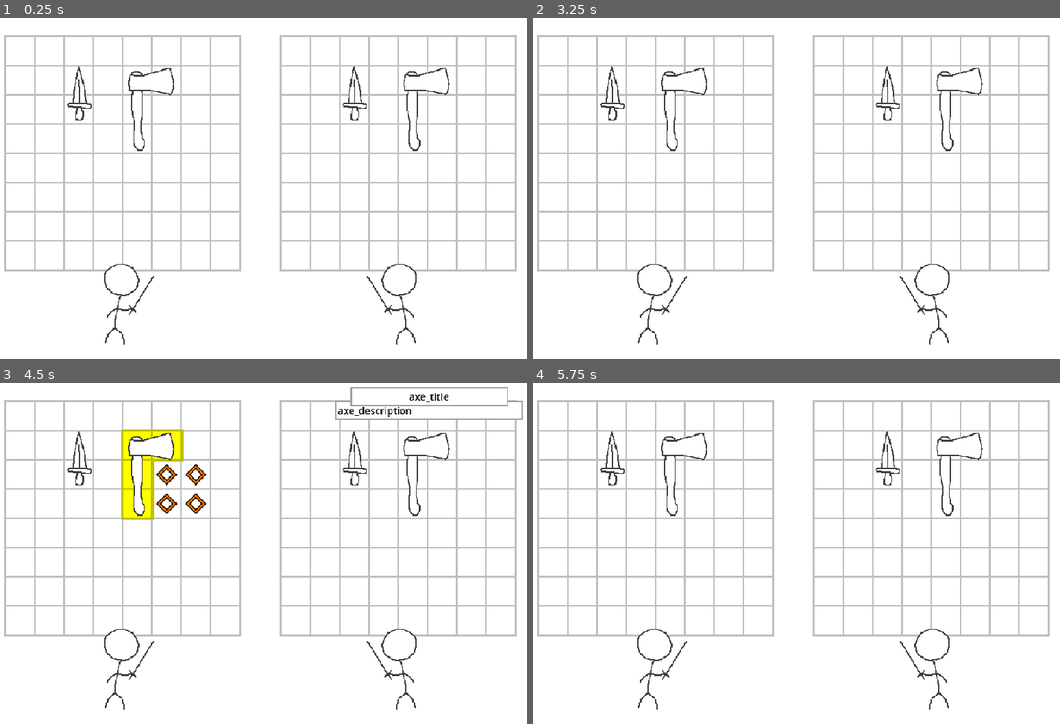
Above: before the commit, frames 1-4 (two rows, left to right).
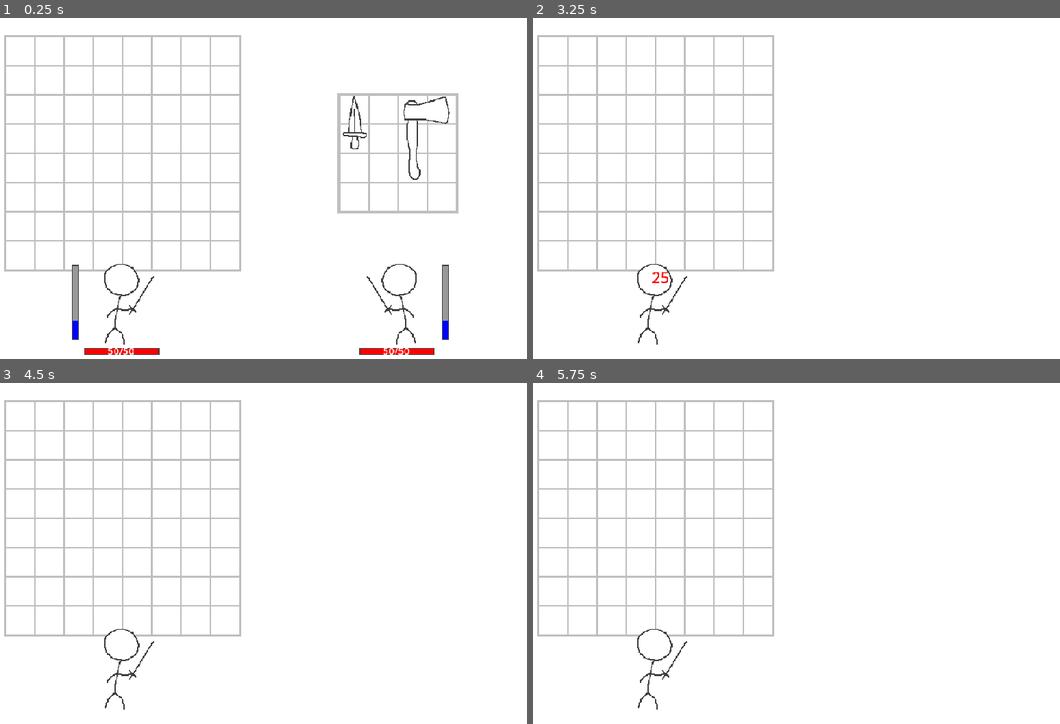
Above: after the commit, the same moments.

Repository: tapenki/the-burden-of-material
Game: Godot game, scene res://game.tscn
The game is run twice, just before and just after one commit, with the same random seed, the same clock (stepped at 60 frames per second) and the same inputs.
Inputs (mouse positions are in pixels of both pictures, inside the frame that each line leads up to):
- Up to frame 1 (0.25 s): no input
- Up to frame 2 (3.25 s): tap Enter at 0.5, 2.75 s; drag from (596, 65) to (849, 120) at 0.52 s; drag from (654, 65) to (764, 273) at 1.27 s; tap Space at 2 s; move the mouse to (870, 65) at 2.02 s; click (870, 65) at 2.17 s; drag from (933, 65) to (627, 144) at 2.77 s
- Up to frame 3 (4.5 s): tap Space at 3.5 s; move the mouse to (426, 618) at 3.52 s; click (426, 618) at 3.67 s; tap Enter at 4.25 s; drag from (94, 509) to (179, 475) at 4.27 s
- Up to frame 4 (5.75 s): tap Space at 5 s; move the mouse to (822, 563) at 5.02 s; click (822, 563) at 5.17 s

The runs differ from the first frame. In frame 1, 5.1% of the frame differs, in the area x 12-99%, y 5-99%; in frame 2, 4.7%; in frame 3, 6.7%, in the area x 12-100%, y 1-96%; in frame 4, 4.6%.

Commit message:
combat progress

Diff:
--- a/equipment/equipment_grid.gd
+++ b/equipment/equipment_grid.gd
@@ -1,6 +1,7 @@
 extends Control
 
 @export var can_edit = true
+@export var character: Node
 
 var layout = [
 	[true , true , true , true , true , true , true , true ],
@@ -15,30 +16,61 @@
 var offset_x = 4
 var offset_y = 4
 
-var equipment = [{
-		type = "shiv",
-		position = Vector2(2, 1),
-		rotation = 0,
-		equipped = true
-	},
-	{
-		type = "axe",
-		position = Vector2(4, 1),
-		rotation = 0,
-		equipped = true
-	}]
+var equipment = []
+
+var stats = {
+	max_health = 50,
+	health = 50,
+	cooldown = 1.0,
+}
+
+var stat_changes: Dictionary
+
+var team: int
+var target_team: int
+var target_enemy: int
 
 var dragging: Node
 
+signal stat_modifiers(stat, modifiers, grid)
 signal item_stat_modifiers(stat, modifiers, grid, item)
+
+var signals = [
+	stat_modifiers,
+	item_stat_modifiers
+]
+
+func get_stat(stat):
+	var modifiers = {"base" = 0, "add_mult" = 1, "mult_mult" = 1}
+	if stat_changes.has(stat):
+		modifiers = stat_changes[stat].duplicate()
+	modifiers["base"] += stats.get(stat, 0)
+	stat_modifiers.emit(stat, modifiers, self)
+	modifiers["final"] = modifiers["base"] * modifiers["add_mult"] * modifiers["mult_mult"]
+	return modifiers
+
+func add_stat(stat, value, operation = "base"):
+	if not stat_changes.has(stat):
+		stat_changes[stat] = {"base" = 0, "add_mult" = 1, "mult_mult" = 1}
+	stat_changes[stat][operation] += value
+
 func get_item_stat(item, stat):
 	var item_data = Registry.item_data[item["type"]]
-	var modifiers = {"base" = 0, "multiplier" = 1}
+	var modifiers = {"base" = 0, "add_mult" = 1, "mult_mult" = 1}
+	if item.has("stat_changes") and item["stat_changes"].has(stat):
+		modifiers = item["stat_changes"][stat].duplicate()
 	if item_data.has("stats"):
 		modifiers["base"] += item_data["stats"].get(stat, 0)
 	item_stat_modifiers.emit(stat, modifiers, self, item)
-	modifiers["final"] = modifiers["base"] * modifiers["multiplier"]
+	modifiers["final"] = modifiers["base"] * modifiers["add_mult"] * modifiers["mult_mult"]
 	return modifiers
+
+func add_item_stat(item, stat, operation, value):
+	if not item.has("stat_changes"):
+		item["stat_changes"] = {}
+	if not item["stat_changes"].has(stat):
+		item["stat_changes"][stat] = {"base" = 0, "add_mult" = 1, "mult_mult" = 1}
+	item["stat_changes"][stat][operation] += value
 
 func instantiate_item(item):
 	var item_data = Registry.item_data[item["type"]]
@@ -71,6 +103,9 @@
 	instantiate_item(item)
 
 func load_grid():
+	for signal_reference in signals:
+		for connection in signal_reference.get_connections():
+			signal_reference.disconnect(connection["callable"])
 	for child in get_children():
 		child.queue_free()
 	for y in layout.size():
@@ -122,7 +157,7 @@
 
 func get_item_at_position(at_x, at_y):
 	for item in equipment:
-		if not item["equipped"]:
+		if not item.get("equipped", true):
 			continue
 		var item_data = Registry.item_data[item["type"]]
 		var shape = rotate_shape(item_data["shape"], item["rotation"])
@@ -135,7 +170,7 @@
 func get_connected_items(item, connections_index):
 	var connected = []
 	var item_data = Registry.item_data[item["type"]]
-	if not item_data.has("connections") or not item["equipped"]:
+	if not item_data.has("connections") or not item.get("equipped", true):
 		return connected
 	var rotated_grid_shape = rotate_shape(item_data["shape"], item["rotation"])
 	#for connections in item_data["connections"]:
@@ -162,3 +197,55 @@
 				if connected_item and not connected.has(connected_item):
 					connected.append(connected_item)
 	return connected
+
+func get_enemy():
+	var battle = get_node("/root/Game").battle
+	return battle["teams"][target_team][target_enemy]
+
+func take_damage(damage):
+	add_stat("health", -damage["final"])
+	text_effect(str(damage["final"]), Color.RED)
+
+func deal_damage(target, damage):
+	target.take_damage(damage)
+
+func use_item():
+	var useable_items = []
+	for item in equipment:
+		var item_data = Registry.item_data[item["type"]]
+		if item_data.has("active_ability") and not item.get("used"):
+			useable_items.append(item)
+	if useable_items.size() > 0:
+		var item = useable_items.pick_random()
+		var item_data = Registry.item_data[item["type"]]
+		item["used"] = true
+		item_data["active_ability"].call(self, item)
+	else:
+		for item in equipment:
+			var item_data = Registry.item_data[item["type"]]
+			if item_data.has("active_ability") and item.get("used"):
+				item["used"] = false
+
+func text_effect(text, color = Color.BLACK):
+	var label_instance = preload("res://floating_text.tscn").instantiate()
+	label_instance.text = text
+	label_instance.modulate = color
+	character.add_child(label_instance)
+	label_instance.position = Vector2(randf_range(0, character.size.x * 0.5) + character.size.x * 0.25, randf_range(0, character.size.y * 0.5)) - label_instance.size * 0.5
+	var tween = create_tween()
+	tween.tween_property(label_instance, "position:y", -20, 0.2).as_relative()
+	await get_tree().create_timer(0.4).timeout
+	label_instance.queue_free()
+
+func _process(_delta: float) -> void:
+	var battle = get_node("/root/Game").battle
+	if not battle.get("active"):
+		return
+	character.get_node("ChargeBar").value = get_stat("charge")["final"]
+	character.get_node("ChargeBar").max_value = get_stat("cooldown")["final"]
+
+	var hp = get_stat("health")["final"]
+	var max_hp = get_stat("max_health")["final"]
+	character.get_node("LifeBar").value = hp
+	character.get_node("LifeBar").max_value = max_hp
+	character.get_node("LifeBar/Label").text = str(hp) + "/" + str(max_hp)
--- a/equipment/equipment_item.gd
+++ b/equipment/equipment_item.gd
@@ -164,7 +164,6 @@
 	if event is InputEventMouseButton:
 		if event.button_index == 1:
 			if event.pressed:
-				modulate = Color.WHITE
 				grid.dragging = self
 				unequip()
 				position = grid.get_local_mouse_position() - (grid_size * 24 + drag_offset).rotated(rotation)
@@ -174,7 +173,7 @@
 				grid.dragging = null
 				equip(grid.get_local_mouse_position() - (grid_size * 24 + drag_offset).rotated(rotation))
 				if mouse_inside:
-					if equipment_reference["equipped"]:
+					if equipment_reference.get("equipped", true):
 						highlight(position)
 					else:
 						unhighlight()
@@ -191,13 +190,19 @@
 var flash_progress = 0.0
 var flash_direction = 1
 func _process(delta: float) -> void:
-	if not equipment_reference["equipped"] and grid.dragging != self:
+	if not equipment_reference.get("equipped", true) and grid.dragging != self:
 		flash_progress = clampf(flash_progress + delta * flash_direction * 2.5, 0.0, 1.0)
 		if flash_progress == 1.0:
 			flash_direction = -1
 		elif flash_progress == 0.0:
 			flash_direction = 1
 		modulate = lerp(Color.WHITE, Color.DIM_GRAY, flash_progress)
+	else:
+		if equipment_reference.get("used"):
+			modulate = Color.DIM_GRAY
+			return
+		flash_progress = 0.0
+		modulate = Color.WHITE
 
 func describe():
 	var description_instance = preload("res://description.tscn").instantiate()
@@ -211,7 +216,6 @@
 			format[key] = grid.get_item_stat(equipment_reference, key)["final"]
 	description_instance.text = tr(equipment_reference["type"] + "_title")
 	description_instance.get_node("Body").text = tr(equipment_reference["type"] + "_description").format(format)
-	#String
 	grid.add_sibling(description_instance)
 	descriptions.append(description_instance)
 
@@ -224,10 +228,13 @@
 	if what == NOTIFICATION_MOUSE_ENTER:
 		mouse_inside = true
 		if not grid.dragging:
-			if equipment_reference["equipped"]:
+			if equipment_reference.get("equipped", true):
 				highlight(position)
 			describe()
 	elif what == NOTIFICATION_MOUSE_EXIT:
 		mouse_inside = false
 		unhighlight()
 		undescribe()
+
+func kill():
+	queue_free()
--- /dev/null
+++ b/floating_text.tscn
@@ -0,0 +1,7 @@
+[gd_scene format=3 uid="uid://g5yrc8ed8tdl"]
+
+[sub_resource type="LabelSettings" id="LabelSettings_wvgbu"]
+font_size = 24
+
+[node name="FloatingText" type="Label" unique_id=1844892784]
+label_settings = SubResource("LabelSettings_wvgbu")
--- /dev/null
+++ b/game.gd
@@ -0,0 +1,96 @@
+extends Control
+
+@onready var player_equipment = get_node("PlayerEquipment")
+@onready var enemy_equipment = get_node("EnemyEquipment")
+
+var zone = "field"
+var day = 0
+
+var battle: Dictionary
+
+func init_battle(encounter):
+	var encounter_data = Registry.encounter_data[encounter]
+	battle = {teams = [[player_equipment], [enemy_equipment]], active = true}
+
+	#player_equipment.stat_changes.clear()
+	player_equipment.character.get_node("LifeBar").visible = true
+	player_equipment.character.get_node("ChargeBar").visible = true
+	player_equipment.can_edit = false
+	player_equipment.team = 0
+	player_equipment.target_team = 1
+	player_equipment.target_enemy = 0
+
+	enemy_equipment.visible = true
+	enemy_equipment.character.visible = true
+	enemy_equipment.character.texture = encounter_data["enemies"][0]["character"]
+	enemy_equipment.layout = encounter_data["enemies"][0]["layout"].duplicate()
+	enemy_equipment.equipment = encounter_data["enemies"][0]["equipment"].duplicate()
+	enemy_equipment.team = 1
+	enemy_equipment.target_team = 0
+	enemy_equipment.target_enemy = 0
+
+	for team in battle["teams"]:
+		for battler in team:
+			var cleared_items = []
+			for item in battler.equipment:
+				if not item.get("equipped", true):
+					item["item_scene"].kill()
+					cleared_items.append(item)
+			for item in cleared_items:
+				battler.equipment.erase(item)
+			battler.load_grid()
+
+func end_battle():
+	for team in battle["teams"]:
+		for battler in team:
+			battler.stat_changes.clear()
+			battler.load_grid()
+			if team.has(player_equipment):
+				battler.character.get_node("LifeBar").visible = false
+				battler.character.get_node("ChargeBar").visible = false
+			else:
+				battler.visible = false
+				battler.character.visible = false
+	battle = {}
+	player_equipment.can_edit = true
+
+func win_battle():
+	print("you win")
+	end_battle()
+
+func lose_battle():
+	print("you lose")
+	end_battle()
+
+func proceed():
+	var encounter
+	if day % 5 == 0:
+		encounter = Registry.zone_data[zone]["bosses"].pick_random()
+	else:
+		encounter = Registry.zone_data[zone]["encounters"][day % 4].pick_random()
+	init_battle(encounter)
+	day += 1
+
+func _ready() -> void:
+	proceed()
+
+func _physics_process(_delta: float) -> void:
+	if not battle.get("active"):
+		return
+	for team in battle["teams"]:
+		for battler in team:
+			var cooldown = battler.get_stat("cooldown")["final"]
+			if battler.get_stat("charge")["final"] >= cooldown:
+				battler.use_item()
+				battler.add_stat("charge", -cooldown)
+			battler.add_stat("charge", 0.05)
+	for team in battle["teams"]:
+		var team_dead = true
+		for battler in team:
+			if battler.get_stat("health")["final"] > 0:
+				team_dead = false
+		if team_dead:
+			if team.has(player_equipment):
+				lose_battle()
+			else:
+				win_battle()
--- a/game.tscn
+++ b/game.tscn
@@ -1,13 +1,23 @@
 [gd_scene format=3 uid="uid://dvcabhmklyl8j"]
 
 [ext_resource type="Script" uid="uid://dpkircw6cmts1" path="res://equipment/equipment_grid.gd" id="1_e2o6t"]
+[ext_resource type="Script" uid="uid://42nhxyh63d6w" path="res://game.gd" id="1_feb5d"]
 [ext_resource type="Texture2D" uid="uid://mlpsadm2hvvn" path="res://equipment/characters/swordsman.png" id="2_e2o6t"]
+
+[sub_resource type="StyleBoxFlat" id="StyleBoxFlat_13qdw"]
+
+[sub_resource type="StyleBoxFlat" id="StyleBoxFlat_b1lj4"]
+bg_color = Color(1, 0, 0, 1)
+
+[sub_resource type="StyleBoxFlat" id="StyleBoxFlat_feb5d"]
+bg_color = Color(0, 0, 1, 1)
 
 [node name="Game" type="Control" unique_id=1461724475]
 layout_mode = 3
 anchors_preset = 0
 offset_right = 900.0
 offset_bottom = 600.0
+script = ExtResource("1_feb5d")
 
 [node name="PlayerCharacter" type="TextureRect" parent="." unique_id=1062287325]
 layout_mode = 0
@@ -15,7 +25,87 @@
 offset_top = 400.0
 offset_right = 296.0
 offset_bottom = 544.0
+mouse_filter = 2
 texture = ExtResource("2_e2o6t")
+
+[node name="LifeBar" type="ProgressBar" parent="PlayerCharacter" unique_id=1490460950]
+layout_mode = 1
+anchors_preset = 12
+anchor_top = 1.0
+anchor_right = 1.0
+anchor_bottom = 1.0
+offset_left = 10.0
+offset_top = 2.0
+offset_right = -14.0
+offset_bottom = 10.0
+grow_horizontal = 2
+grow_vertical = 0
+theme_override_styles/background = SubResource("StyleBoxFlat_13qdw")
+theme_override_styles/fill = SubResource("StyleBoxFlat_b1lj4")
+value = 50.0
+show_percentage = false
+
+[node name="Background" type="ColorRect" parent="PlayerCharacter/LifeBar" unique_id=1157610091]
+show_behind_parent = true
+layout_mode = 1
+anchors_preset = -1
+anchor_right = 1.0
+anchor_bottom = 1.0
+offset_left = -2.0
+offset_top = -2.0
+offset_right = 2.0
+offset_bottom = 2.0
+grow_horizontal = 2
+grow_vertical = 2
+mouse_filter = 2
+color = Color(0.24705882, 0.24705882, 0.24705882, 1)
+
+[node name="Label" type="Label" parent="PlayerCharacter/LifeBar" unique_id=1969000658]
+layout_mode = 1
+anchors_preset = 8
+anchor_left = 0.5
+anchor_top = 0.5
+anchor_right = 0.5
+anchor_bottom = 0.5
+offset_left = -47.0
+offset_top = -12.5
+offset_right = 45.0
+offset_bottom = 10.5
+grow_horizontal = 2
+grow_vertical = 2
+pivot_offset_ratio = Vector2(0.5, 0.5)
+text = "100/100"
+horizontal_alignment = 1
+
+[node name="ChargeBar" type="ProgressBar" parent="PlayerCharacter" unique_id=2038019070]
+layout_mode = 1
+anchors_preset = 9
+anchor_bottom = 1.0
+offset_left = -10.0
+offset_top = 10.0
+offset_right = -2.0
+offset_bottom = -14.0
+grow_vertical = 2
+theme_override_styles/background = SubResource("StyleBoxFlat_13qdw")
+theme_override_styles/fill = SubResource("StyleBoxFlat_feb5d")
+value = 50.0
+fill_mode = 3
+show_percentage = false
+
+[node name="Background" type="ColorRect" parent="PlayerCharacter/ChargeBar" unique_id=1450296717]
+show_behind_parent = true
+layout_mode = 1
+anchors_preset = -1
+anchor_right = 1.0
+anchor_bottom = 1.0
+offset_left = -2.0
+offset_top = -2.0
+offset_right = 2.0
+offset_bottom = 2.0
+grow_horizontal = 2
+grow_vertical = 2
+mouse_filter = 2
+color = Color(0.24705882, 0.24705882, 0.24705882, 1)
 
 [node name="EnemyCharacter" type="TextureRect" parent="." unique_id=1072601134]
 layout_mode = 0
@@ -23,18 +113,102 @@
 offset_top = 400.0
 offset_right = 748.0
 offset_bottom = 544.0
+mouse_filter = 2
 texture = ExtResource("2_e2o6t")
 flip_h = true
 
-[node name="PlayerEquipment" type="Control" parent="." unique_id=1984047910]
+[node name="LifeBar" type="ProgressBar" parent="EnemyCharacter" unique_id=2087303507]
+layout_mode = 1
+anchors_preset = 12
+anchor_top = 1.0
+anchor_right = 1.0
+anchor_bottom = 1.0
+offset_left = 10.0
+offset_top = 2.0
+offset_right = -14.0
+offset_bottom = 10.0
+grow_horizontal = 2
+grow_vertical = 0
+theme_override_styles/background = SubResource("StyleBoxFlat_13qdw")
+theme_override_styles/fill = SubResource("StyleBoxFlat_b1lj4")
+value = 50.0
+show_percentage = false
+
+[node name="Background" type="ColorRect" parent="EnemyCharacter/LifeBar" unique_id=622503001]
+show_behind_parent = true
+layout_mode = 1
+anchors_preset = -1
+anchor_right = 1.0
+anchor_bottom = 1.0
+offset_left = -2.0
+offset_top = -2.0
+offset_right = 2.0
+offset_bottom = 2.0
+grow_horizontal = 2
+grow_vertical = 2
+mouse_filter = 2
+color = Color(0.24705882, 0.24705882, 0.24705882, 1)
+
+[node name="Label" type="Label" parent="EnemyCharacter/LifeBar" unique_id=208034842]
+layout_mode = 1
+anchors_preset = 8
+anchor_left = 0.5
+anchor_top = 0.5
+anchor_right = 0.5
+anchor_bottom = 0.5
+offset_left = -47.0
+offset_top = -12.5
+offset_right = 45.0
+offset_bottom = 10.5
+grow_horizontal = 2
+grow_vertical = 2
+pivot_offset_ratio = Vector2(0.5, 0.5)
+text = "100/100"
+horizontal_alignment = 1
+
+[node name="ChargeBar" type="ProgressBar" parent="EnemyCharacter" unique_id=2054519512]
+layout_mode = 1
+anchors_preset = 11
+anchor_left = 1.0
+anchor_right = 1.0
+anchor_bottom = 1.0
+offset_left = 2.0
+offset_top = 10.0
+offset_right = 10.0
+offset_bottom = -14.0
+grow_horizontal = 0
+grow_vertical = 2
+theme_override_styles/background = SubResource("StyleBoxFlat_13qdw")
+theme_override_styles/fill = SubResource("StyleBoxFlat_feb5d")
+value = 50.0
+fill_mode = 3
+show_percentage = false
+
+[node name="Background" type="ColorRect" parent="EnemyCharacter/ChargeBar" unique_id=531925996]
+show_behind_parent = true
+layout_mode = 1
+anchors_preset = -1
+anchor_right = 1.0
+anchor_bottom = 1.0
+offset_left = -2.0
+offset_top = -2.0
+offset_right = 2.0
+offset_bottom = 2.0
+grow_horizontal = 2
+grow_vertical = 2
+mouse_filter = 2
+color = Color(0.24705882, 0.24705882, 0.24705882, 1)
+
+[node name="PlayerEquipment" type="Control" parent="." unique_id=1984047910 node_paths=PackedStringArray("character")]
 anchors_preset = 0
 offset_left = 224.0
 offset_top = 224.0
 offset_right = 224.0
 offset_bottom = 224.0
 script = ExtResource("1_e2o6t")
-
-[node name="EnemyEquipment" type="Control" parent="." unique_id=1832386834]
+character = NodePath("../PlayerCharacter")
+
+[node name="EnemyEquipment" type="Control" parent="." unique_id=1832386834 node_paths=PackedStringArray("character")]
 anchors_preset = 0
 offset_left = 676.0
 offset_top = 224.0
@@ -42,6 +216,7 @@
 offset_bottom = 224.0
 script = ExtResource("1_e2o6t")
 can_edit = false
+character = NodePath("../EnemyCharacter")
 
 [node name="Camera2D" type="Camera2D" parent="." unique_id=1187277755]
 offset = Vector2(450, 300)
--- a/project.godot
+++ b/project.godot
@@ -36,6 +36,7 @@
 
 [physics]
 
+common/physics_ticks_per_second=20
 3d/physics_engine="Jolt Physics"
 
 [rendering]
--- a/registry.gd
+++ b/registry.gd
@@ -8,8 +8,12 @@
 			[true ]
 		],
 		stats = {
-			damage = 4
-		}
+			damage = 25
+		},
+		active_ability = func(grid, this): ## example active ability
+	var enemy = grid.get_enemy()
+	var damage = grid.get_item_stat(this, "damage")
+	grid.deal_damage(enemy, damage)
 	},
 	boomerang = {
 		scene = preload("res://equipment/boomerang/boomerang.tscn"),
@@ -45,33 +49,43 @@
 }
 
 var encounter_data = {
-	"bandit" = {
+	bandit = {
 		enemies = [
 			{
 				character = preload("res://equipment/characters/swordsman.png"),
-				loadout = [
-					[true , true , true , true , true , true , true , true ],
-					[true , true , true , true , true , true , true , true ],
-					[true , true , true , true , true , true , true , true ],
-					[true , true , true , true , true , true , true , true ],
-					[true , true , true , true , true , true , true , true ],
-					[true , true , true , true , true , true , true , true ],
-					[true , true , true , true , true , true , true , true ],
-					[true , true , true , true , true , true , true , true ]
+				layout = [
+					[false, false, false, false, false, false, false, false],
+					[false, false, false, false, false, false, false, false],
+					[false, false, true , true , true , true , false, false],
+					[false, false, true , true , true , true , false, false],
+					[false, false, true , true , true , true , false, false],
+					[false, false, true , true , true , true , false, false],
+					[false, false, false, false, false, false, false, false],
+					[false, false, false, false, false, false, false, false]
 				],
 				equipment = [{
 						type = "shiv",
-						position = Vector2(2, 1),
+						position = Vector2(2, 2),
 						rotation = 0,
-						equipped = true
 					},
 					{
 						type = "axe",
-						position = Vector2(4, 1),
+						position = Vector2(4, 2),
 						rotation = 0,
-						equipped = true
 					}]
 			}
 		]
 	}
 }
+
+var zone_data = {
+	field = {
+		encounters = [
+			["bandit"],
+			["bandit"],
+			["bandit"],
+			["bandit"],
+		],
+		bosses = ["bandit"]
+		}
+}
Not shown, added: game.gd.uid
Not shown, changed: language/en.po
